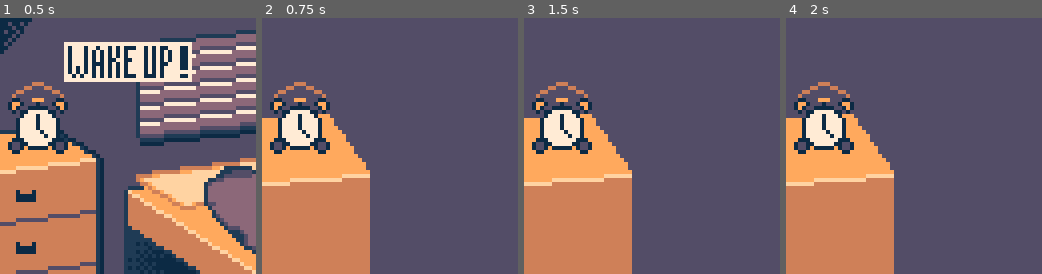
Above: before the commit, frames 1-4 (left to right).
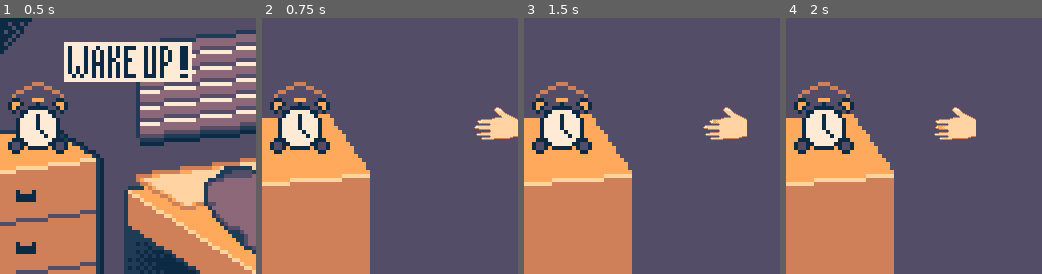
Above: after the commit, the same moments.

Repository: Otwald/WakeUp
Game: Godot game, scene res://_Root.tscn
Two runs of this game, one before a commit and one after it. Both use one fixed random seed, a clock stepped at 60 frames per second and the inputs below.
Inputs (mouse positions are in pixels of both pictures, inside the frame that each line leads up to):
- Up to frame 1 (0.5 s): no input
- Up to frame 2 (0.75 s): click (390, 61) at 0.5 s
- Up to frame 3 (1.5 s): tap Enter at 1.25 s; tap A (mash_a) at 1.35 s
- Up to frame 4 (2 s): tap D (mash_b) at 1.55 s

Frame 1 is identical in both runs. In frame 2, 1.4% of the frame differs, in the area x 82-100%, y 34-48%; in frame 3, 1.3%; in frame 4, 1.3%.

Commit message:
added Handmechanics and framework for more scenes

Diff:
--- a/PlayScene/PlayScene.gd
+++ b/PlayScene/PlayScene.gd
@@ -4,39 +4,84 @@
 # Sinn des Spiels, Wecker Klingelt 22 sec um dich zuwecken, schalte in Aus ! 2 Button Mashing
 var progress : int = 0;
 var last_pressed : String;
+var scenes : Array = []
+var active_scene : Dictionary;
+var hand_move : int;
 #the gameover Timer
 onready var alarm : Timer = $Alarm;
-onready var win : Label = $Win;
-onready var lose : Label = $Lose;
-
+onready var start : Node2D =$Paremeter/Start
+onready var end : Node2D = $Paremeter/End;
+onready var win : Label = $EndScrenes/Win;
+onready var lose : Label = $EndScrenes/Lose;
+onready var hand : Sprite = $Hand
+onready var play_screens : Dictionary = {
+	"scene1" : {
+		"ress" : $AlarmClock,
+		"start": 224,
+		"end": 56,
+		"length" : 224-56
+	}
+}
 export var limit :int = 5;
 
+
+
 func _ready():
-    win.hide();
-    lose.hide();
+	scenes = play_screens.keys();
+	var total_length : int = 0;
+	for scene in scenes:
+		total_length += play_screens[scene].length
+	_set_scene_parameters()
+	hand_move =  total_length/limit;
+	win.hide();
+	lose.hide();
 
 
 func _process(_delta):
-    if get_input():
-        progress += 1;
-    if limit <= progress:
-        win.show();
+	if get_input():
+		progress += 1;
+		hand.position.x -= hand_move;
+	check_end();
 
 
+
+func check_end():
+	if hand.position.x > end.position.x:
+		return;
+	if scenes.size() > 0:
+		return;
+	if limit <= progress:
+		alarm.stop();
+		win.show();
+
 func get_input()->bool:
-    var out : bool = false;
-    var but_a : bool = Input.is_action_just_pressed("mash_a");
-    var but_b : bool =  Input.is_action_just_pressed("mash_b");
-    if last_pressed != 'a' and but_a:
-        last_pressed = 'a';
-        out = true;
-    if last_pressed != 'b' and but_b:
-        last_pressed = 'b';
-        out = true;
-    if but_a and but_b :
-        print("both");
-        out = false;
-    return out
+	var out : bool = false;
+	var but_a : bool = Input.is_action_just_pressed("mash_a");
+	var but_b : bool =  Input.is_action_just_pressed("mash_b");
+	if last_pressed != 'a' and but_a:
+		last_pressed = 'a';
+		hand.frame = 1;
+		out = true;
+	if last_pressed != 'b' and but_b:
+		last_pressed = 'b';
+		hand.frame = 2;
+		out = true;
+	if but_a and but_b :
+		print("both");
+		hand.frame = 0;
+		out = false;
+	return out
+
+
+# sets start and end points transform and activates scene sprite
+func _set_scene_parameters():
+	active_scene = play_screens[scenes[0]]
+	scenes.pop_front();
+	active_scene.ress.show();
+	start.position.x = active_scene.start
+	end.position.x = active_scene.end;
+	hand.position = start.position
+
 
 func _on_Alarm_timeout():
 	lose.show();
--- a/PlayScene/PlayScene.tscn
+++ b/PlayScene/PlayScene.tscn
@@ -1,7 +1,8 @@
-[gd_scene load_steps=8 format=2]
+[gd_scene load_steps=9 format=2]
 
 [ext_resource path="res://PlayScene/PlayScene.gd" type="Script" id=1]
 [ext_resource path="res://PlayScene/PlayScreen.png" type="Texture" id=2]
+[ext_resource path="res://PlayScene/Hand.png" type="Texture" id=3]
 
 [sub_resource type="AtlasTexture" id=1]
 atlas = ExtResource( 2 )
@@ -34,23 +35,39 @@
 wait_time = 22.0
 autostart = true
 
-[node name="Win" type="Label" parent="."]
+[node name="AlarmClock" type="AnimatedSprite" parent="."]
 visible = false
-margin_left = 292.0
-margin_top = 155.0
-margin_right = 332.0
-margin_bottom = 169.0
-text = "You re Win"
-
-[node name="Lose" type="Label" parent="."]
-visible = false
-margin_right = 40.0
-margin_bottom = 14.0
-text = "You re Loser"
-
-[node name="AnimatedSprite" type="AnimatedSprite" parent="."]
 position = Vector2( 128, 128 )
 scale = Vector2( 4, 4 )
 frames = SubResource( 5 )
 
+[node name="Hand" type="Sprite" parent="."]
+position = Vector2( 224, 104 )
+texture = ExtResource( 3 )
+hframes = 3
+
+[node name="Paremeter" type="Node" parent="."]
+
+[node name="Start" type="Node2D" parent="Paremeter"]
+position = Vector2( 224, 104 )
+
+[node name="End" type="Node2D" parent="Paremeter"]
+position = Vector2( 56, 104 )
+
+[node name="EndScrenes" type="Node" parent="."]
+
+[node name="Win" type="Label" parent="EndScrenes"]
+visible = false
+margin_left = 292.0
+margin_top = 155.0
+margin_right = 361.0
+margin_bottom = 169.0
+text = "You re Win"
+
+[node name="Lose" type="Label" parent="EndScrenes"]
+visible = false
+margin_right = 79.0
+margin_bottom = 14.0
+text = "You re Loser"
+
 [connection signal="timeout" from="Alarm" to="." method="_on_Alarm_timeout"]
Binary file added: PlayScene/Hand.aseprite
Binary file added: PlayScene/Hand.png
Not shown, added: PlayScene/Hand.png.import
